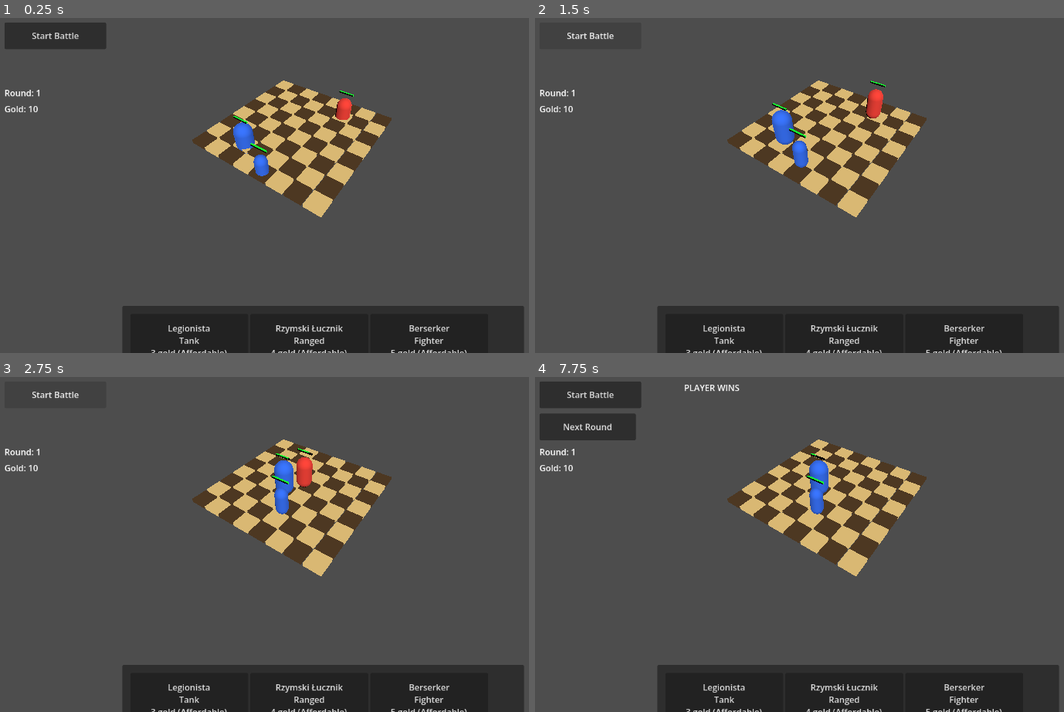
Above: before the commit, frames 1-4 (two rows, left to right).
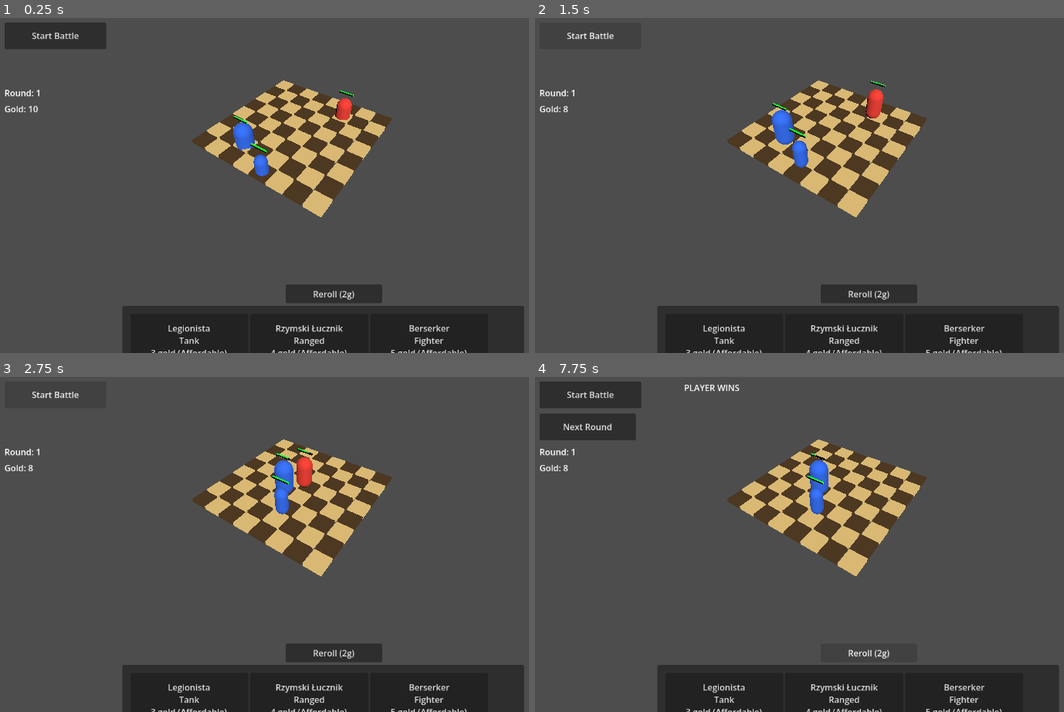
Above: after the commit, the same moments.

Repository: janmgryka-bit/warmarket
Game: Godot game, scene res://scenes/Main.tscn
Same seed, same stepped clock (60 frames per second), same inputs: the game is played once before the commit and once after it.
Inputs (mouse positions are in pixels of both pictures, inside the frame that each line leads up to):
- Up to frame 1 (0.25 s): no input
- Up to frame 2 (1.5 s): click (868, 292) at 0.5 s, where only the run after the commit has a clickable "Reroll (2g)"; click "Start Battle" at 1.25 s
- Up to frame 3 (2.75 s): click "Start Battle" at 2 s
- Up to frame 4 (7.75 s): click "Legionista Tank 3 gold (Affor…" at 2.75 s; click "Rzymski Łucznik Ranged 4 gold…" at 3.5 s; click "Berserker Fighter 5 gold (Aff…" at 4.25 s; click "Legionista Tank 3 gold (Affor…" at 5 s; click "Rzymski Łucznik Ranged 4 gold…" at 5.75 s; click "Berserker Fighter 5 gold (Aff…" at 6.5 s; click (868, 651) at 7.25 s, where only the run after the commit has a clickable "Reroll (2g)"

The runs differ from the first frame. In frame 1, 0.9% of the frame differs, in the area x 54-73%, y 79-86%; in frame 2, 1.0%, in the area x 5-73%, y 26-86%; in frame 3, 1.0%; in frame 4, 0.1%.

Commit message:
Fix shop reroll button visibility

Diff:
--- a/godot_project/war-market/scenes/Main.tscn
+++ b/godot_project/war-market/scenes/Main.tscn
@@ -75,5 +75,13 @@
 offset_right = 735.0
 offset_bottom = 115.0
 
+[node name="RerollButton" type="Button" parent="UI" unique_id=2048921484]
+offset_left = 555.0
+offset_top = 520.0
+offset_right = 735.0
+offset_bottom = 555.0
+text = "Reroll (2g)"
+
 [connection signal="pressed" from="UI/StartBattleButton" to="." method="_on_start_battle_button_pressed"]
 [connection signal="pressed" from="UI/RestartRoundButton" to="." method="_on_restart_round_button_pressed"]
+[connection signal="pressed" from="UI/RerollButton" to="." method="_on_reroll_button_pressed"]
--- a/godot_project/war-market/scripts/game.gd
+++ b/godot_project/war-market/scripts/game.gd
@@ -9,6 +9,7 @@
 @onready var shop_items: HBoxContainer = $UI/ShopPanel/ShopItems
 @onready var gold_label: Label = $UI/GoldLabel
 @onready var round_label: Label = $UI/RoundLabel
+@onready var reroll_button: Button = $UI/RerollButton
 
 # Resources
 var unit_scene: PackedScene = preload("res://units/Unit.tscn")
@@ -23,6 +24,7 @@
 # Economy
 var starting_gold: int = 10
 var round_income: int = 5
+var reroll_cost: int = 2
 var player_gold: int = starting_gold
 var shop_unit_ids: Array[String] = [
 	"roman_legionary",
@@ -377,6 +379,20 @@
 
 	print("SELECTED SHOP UNIT: ", data["name"], " / price: ", cost)
 
+func _on_reroll_button_pressed() -> void:
+	if battle_started:
+		print("Cannot reroll during battle")
+		return
+
+	if player_gold < reroll_cost:
+		print("Cannot afford reroll. Need ", reroll_cost, " gold, have ", player_gold)
+		return
+
+	player_gold -= reroll_cost
+	update_gold_label()
+	populate_shop()
+	print("Rerolled shop for ", reroll_cost, " gold")
+
 # UI
 func update_gold_label() -> void:
 	gold_label.text = "Gold: %d" % player_gold
